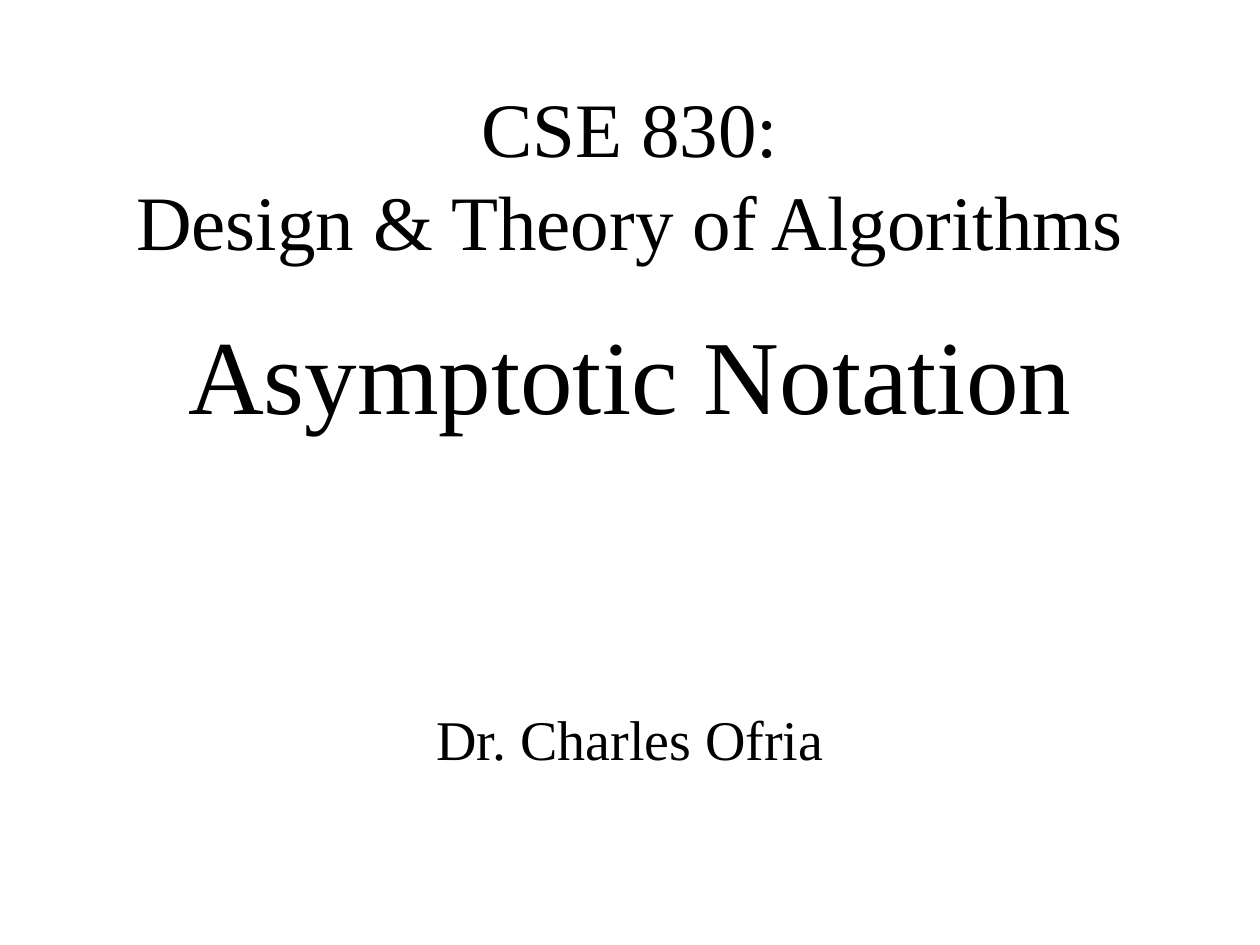
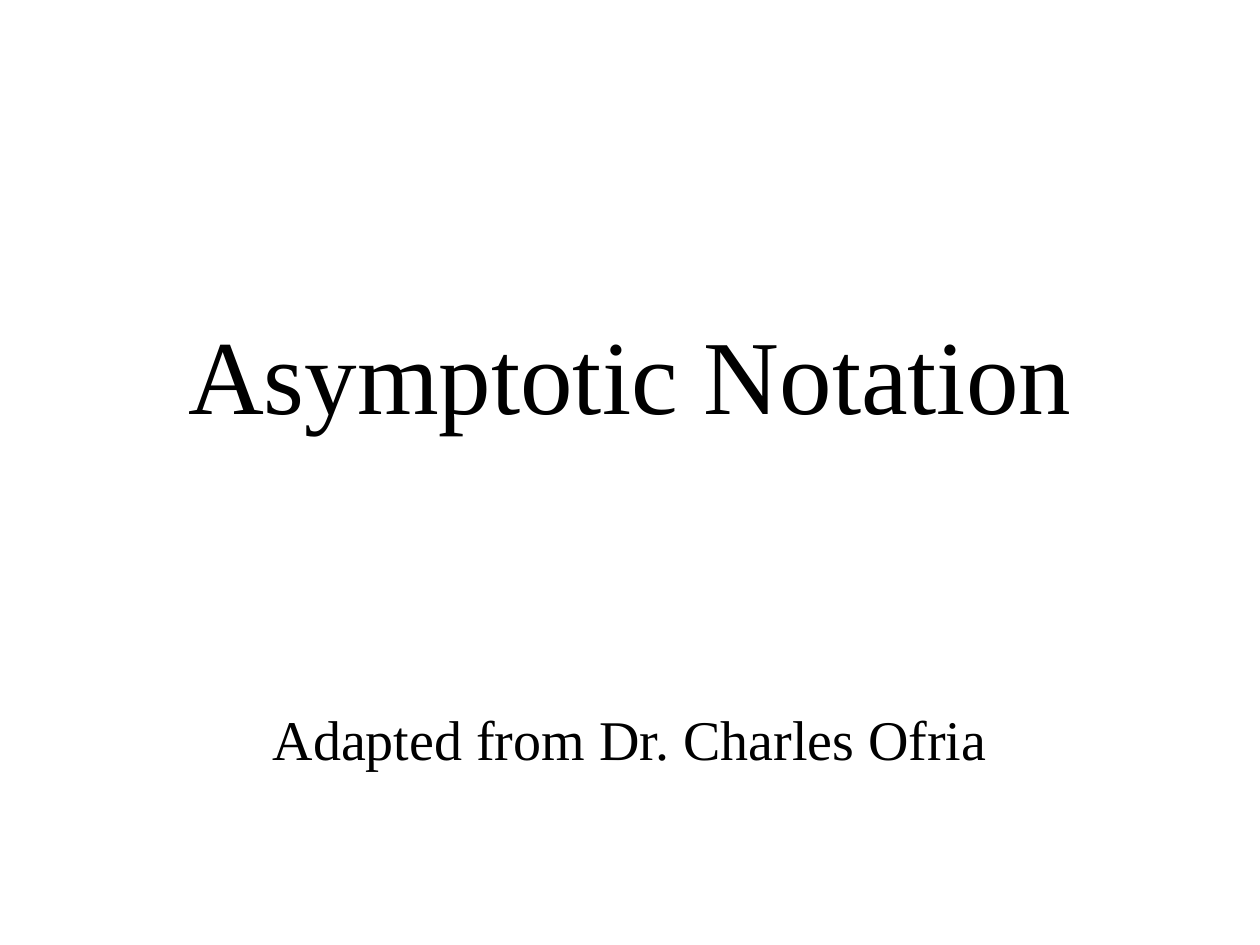
Before and after one commit to nahumj/CSE-431, a slide deck: slide 1 of _weeks/week2/Week-2-Notation.ppt. Drawn at 1260x945 pixels with LibreOffice and Linux fonts; fonts in the diff are those of the drawing; background and template pictures are left out. Boxes give left, top, right and bottom in pixels: in the first picture for what was removed or moved away, otherwise in the second. Text is boxed around its words. In the diff, an @@ line names an element or a change of style, - is before the commit and + after.

```diff
--- a/_weeks/week2/Week-2-Notation.ppt
+++ b/_weeks/week2/Week-2-Notation.ppt
@@ title removed at (136,105,1122,265) @@
-CSE 830:
-Design & Theory of Algorithms
@@ subtitle at (273,720,986,771): text changed @@
-Dr. Charles Ofria
+Adapted from Dr. Charles Ofria
```
Also in this commit, not shown: 1 other file.
